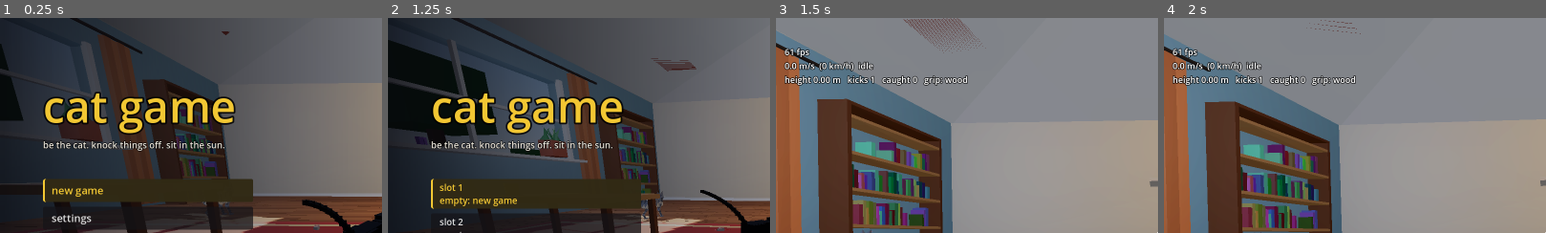
Above: before the commit, frames 1-4 (left to right).
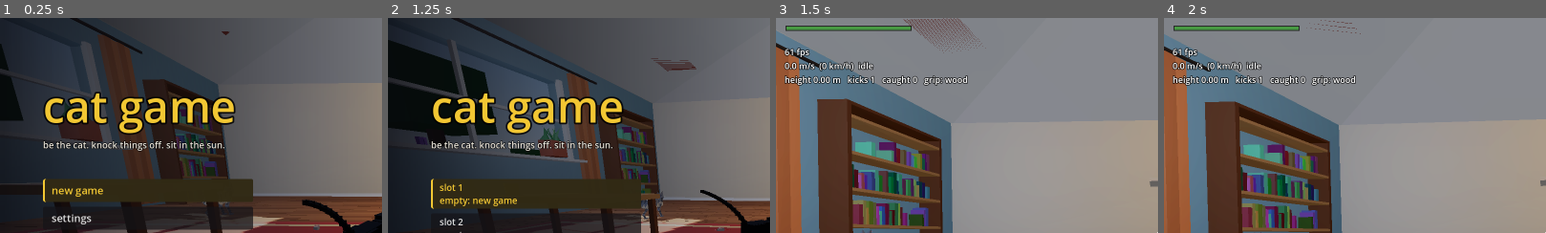
Above: after the commit, the same moments.

Repository: ArthurJClack/catgame
Game: Godot game, scene res://main.tscn
Same seed, same stepped clock (60 frames per second), same inputs: the game is played once before the commit and once after it.
Inputs:
- Up to frame 1 (0.25 s): no input
- Up to frame 2 (1.25 s): click "new game" at 0.5 s
- Up to frame 3 (1.5 s): click "slot 1 empty: new game" at 1.25 s
- Up to frame 4 (2 s): no input
The pictures show only the part of the screen within x 0-50%, y 0-50%; the shares and areas given below are measured in that part.

Frames 1-2 are identical in both runs. In frame 3, 0.9% of the frame differs, in the area x 2-36%, y 3-7%; in frame 4, 0.9%.

Commit message:
stamina everywhere again + climb stutters fixed (climblab 18 / 18)
- stamina drains + the stamina bar shows in every level again (user: 'put stamina back in').
  the health bar, lock on and rakes stay rat pit only; outside it the stamina bar moves up
  into the health bar's place
- climb lunge: checks up before the end of the face (look ahead 0.1 s + 10 cm) so it rounds
  a thin post at sidle speed, LUNGE_ACC 18 (25 snapped the head ~1.7 m/s in a frame)
- dropping off a wall (claws give out / let go into the air): the body swings off the wall
  with a softer spring (10 vs 17), the hips no longer jolt
- controls_test checks the stamina bar on the farm

Co-Authored-By: Claude Opus 5.5 <noreply@anthropic.com>
Claude-Session: https://claude.ai/code/session_01UDbNaKxxy2tirPfTaNW4dL

Diff:
--- a/scripts/cat_climb.gd
+++ b/scripts/cat_climb.gd
@@ -34,6 +34,7 @@
 const LUNGE_V := 2.3         # peak speed of a climb lunge
 const LUNGE_T := 0.3
 const LUNGE_COST := 14.0
+const LUNGE_ACC := 18.0       # m/s2 a lunge swells in (and checks up before an edge) at. 25 snapped the head round
 const HEAD_MAX := 1.05       # rad the body turns toward sideways travel (~60 deg)
 const HEAD_W := 9.0          # turn spring (rad/s, critically damped)
 const CHEST := 0.12          # probe height above the feet
@@ -624,9 +625,20 @@
 				_let_go(0.4, "down", n * 0.3 + Vector3.DOWN * 0.3)
 			return
 
+	# coming up on the end of the face sideways faster than a normal sidle (a lunge): the paws
+	# check up before the edge so it rounds the corner at sidle speed instead of whipping
+	# round it (a 2.5 m/s swing round a thin post jolted the head ~2.5 m/s in one frame)
+	var edge_brake := false
+	if side != 0.0 and absf(_cv.x) > SIDE_SPEED * 1.1:
+		var look: float = absf(_cv.x) * 0.1 + 0.1
+		if _probe(feet + right * side * look, n).is_empty():
+			edge_brake = true
+			p.climb_lunge_t = 0.0
+			vx = side * minf(absf(vx), SIDE_SPEED)
+
 	# the limbs can only change the speed so fast: ease toward it (the bursts stay in)
 	var want := Vector2(vx, vy)
-	_cv = _cv.move_toward(want, (CLIMB_ACC if p.climb_lunge_t <= 0.0 else 25.0) * dt)
+	_cv = _cv.move_toward(want, (CLIMB_ACC if p.climb_lunge_t <= 0.0 and not edge_brake else LUNGE_ACC) * dt)
 	if vx == 0.0:
 		_cv.x = 0.0   # (stopped against something beside it)
 	if vy == 0.0 and want.y == 0.0 and (dir.y > 0.0):
--- a/scripts/cat_player.gd
+++ b/scripts/cat_player.gd
@@ -605,8 +605,8 @@
 var _swat_paw := 1             # the swat button alternates paws: this is the one it used last
 var _int_prev := false
 var _int_drop := false         # e pressed while carrying: dropped, so this hold isn't a scratch
-## the rat pit (arena_main) turns this on: lock on, rakes, the stamina bar and the health bar
-## only exist there. everywhere else the cat just moves, swats and explores. bots always get
+## the rat pit (arena_main) turns this on: lock on, rakes and the health bar only exist there
+## (stamina is everywhere). everywhere else the cat just moves, swats and explores. bots always get
 ## the full set (tests + preview films drive those systems directly)
 var combat_zone := false
 
@@ -871,7 +871,9 @@
 	last_event_t += dt
 	toast_t += dt
 	# stamina / dodge bookkeeping. bots run with a bottomless bar unless they ask for the real one
-	stamina.infinite = (not bot.is_empty() and not bot.get("stamina", false)) or not combat_on()
+	# stamina is everywhere again (user 2026-11-21: "put stamina back in"): only bots that
+	# don't ask for the real bar run bottomless
+	stamina.infinite = not bot.is_empty() and not bot.get("stamina", false)
 	dash.tick(dt)
 	var dash_in: bool = inp.get("dash", false)
 	if dash_in and not prev_dash and combat.dodge_pressed():
@@ -1401,8 +1403,12 @@
 		# stops without a jerk, where a plain ease starts at full speed)
 		# (a top out from a climb tells it how far round the body is: it tips over the edge
 		# with the haul, see CatClimb.climb_pose)
-		_w_climb_m = LowPoly.damp(_w_climb_m, climber.climb_pose(), 22.0, dt)
-		_w_climb_v += (17.0 * 17.0 * (_w_climb_m - w_climb) - 34.0 * _w_climb_v) * dt
+		var cp := climber.climb_pose()
+		_w_climb_m = LowPoly.damp(_w_climb_m, cp, 22.0, dt)
+		# dropping off the wall into the air (claws gave out, let go): the body swings round
+		# slower, it's falling, not hauling itself over. 17 here jolted the hips (climblab stamina)
+		var wf := 10.0 if (not climbing and cp <= 0.0 and not is_on_floor()) else 17.0
+		_w_climb_v += (wf * wf * (_w_climb_m - w_climb) - 2.0 * wf * _w_climb_v) * dt
 		w_climb = clampf(w_climb + _w_climb_v * dt, 0.0, 1.0)
 		_w_clamber_m = LowPoly.damp(_w_clamber_m, 1.0 if clambering else 0.0, 26.0, dt)
 		_w_clamber_v += (22.0 * 22.0 * (_w_clamber_m - w_clamber) - 44.0 * _w_clamber_v) * dt
--- a/scripts/souls_hud.gd
+++ b/scripts/souls_hud.gd
@@ -78,8 +78,16 @@
 	if player == null:
 		return
 	# scripted bots (preview videos) don't show it unless they play with the real bars
-	# outside the rat pit there's no stamina / health to watch (simplify pass): no bars
-	visible = (player.bot.is_empty() or player.bot.get("stamina", false)) and not hidden_by_menu and player.combat_on()
+	visible = (player.bot.is_empty() or player.bot.get("stamina", false)) and not hidden_by_menu
+	# health only matters in the rat pit: elsewhere just the stamina bar, moved up into its place
+	var hp_on: bool = player.combat_on()
+	_hp_back.visible = hp_on
+	_hp_lag.visible = hp_on
+	_hp_fill.visible = hp_on
+	var sy := (Y + H_HP + 7.0) if hp_on else Y
+	_st_back.position.y = sy - 2.0
+	_st_lag.position.y = sy
+	_st_fill.position.y = sy
 	var h: CatHealth = player.health
 	var s: CatStamina = player.stamina
 	_hp_fill.size.x = h.value * PX_PER
--- a/tests/controls_test.gd
+++ b/tests/controls_test.gd
@@ -1,7 +1,7 @@
 extends SceneTree
 ## the simplified controls (simplify pass 2026-11-21) with real key / mouse presses on the farm:
 ## one swat button alternates paws, e drops what's in the mouth or scratches, no aim key,
-## no walk keys, lock on / stamina / health bars only in the rat pit, v flips first / third
+## no walk keys, lock on + the health bar only in the rat pit (stamina everywhere), v flips first / third
 ## person (orbit only with the photo cam setting), dev keys are off in release builds,
 ## binds saved with the old layout fall back to the new defaults.
 ##   xvfb-run godot --path . --rendering-driver opengl3 --rendering-method gl_compatibility --script res://tests/controls_test.gd
@@ -129,8 +129,9 @@
 	_ok(not p.combat_on(), "farm: combat systems off")
 	p.stamina.value = 10.0
 	await _game(3)
-	_ok(p.stamina.value >= CatStamina.MAX - 0.01, "farm: stamina never runs out")
-	_ok(not p.souls_hud.visible, "farm: no health / stamina bars")
+	_ok(p.stamina.value < CatStamina.MAX - 1.0, "farm: stamina is real (%.1f)" % p.stamina.value)
+	p.stamina.value = CatStamina.MAX
+	_ok(p.souls_hud.visible and p.souls_hud._st_fill.visible and not p.souls_hud._hp_fill.visible, "farm: stamina bar, no health bar")
 	_key(KEY_TAB, true)
 	await _game(3)
 	_key(KEY_TAB, false)
@@ -138,7 +139,7 @@
 	_ok(not p.lock.active(), "farm: tab doesn't lock on")
 	p.combat_zone = true
 	await _game(3)
-	_ok(p.souls_hud.visible, "rat pit flag: bars come back")
+	_ok(p.souls_hud._hp_fill.visible, "rat pit flag: health bar comes back")
 	p.combat_zone = false
 
 	# --- a / d walk, never side hop, for a human
